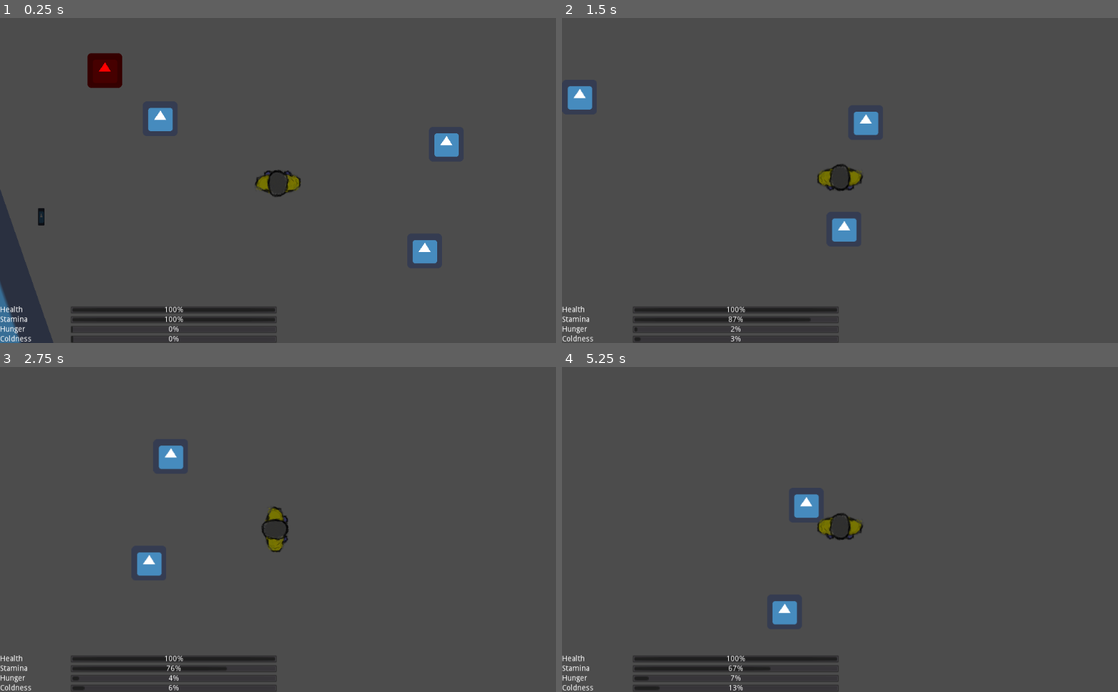
Above: before the commit, frames 1-4 (two rows, left to right).
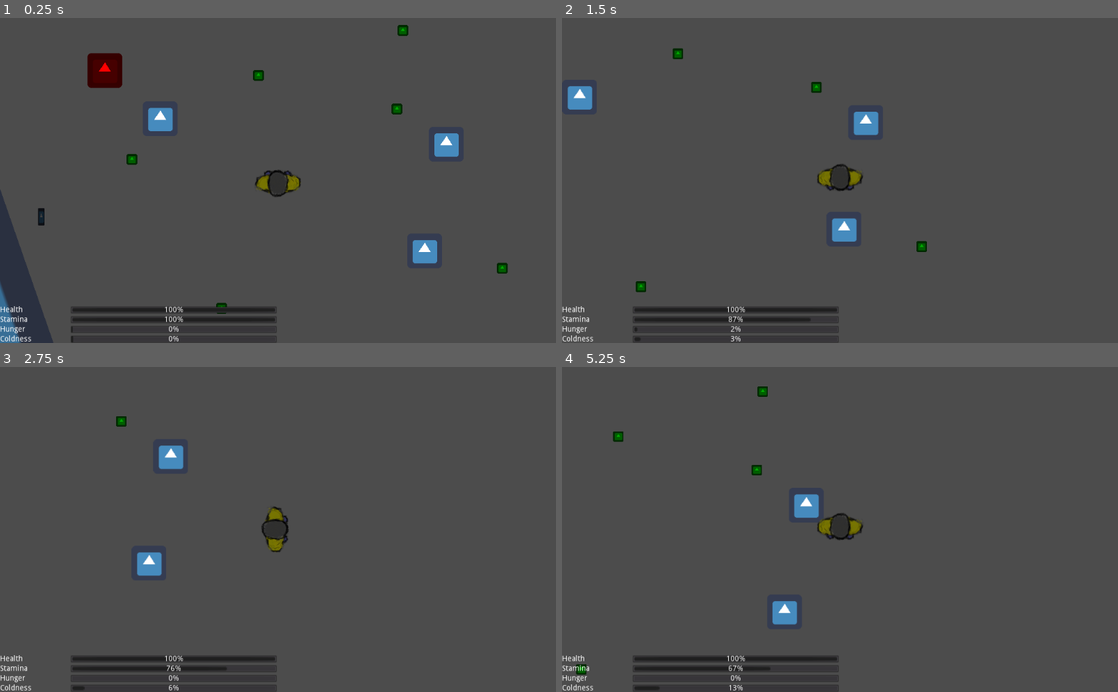
Above: after the commit, the same moments.

Repository: MilanVasko/ludum-dare-50
Game: Godot game, scene res://ingame/ingame.tscn
Two runs of this game, one before a commit and one after it. Both use one fixed random seed, a clock stepped at 60 frames per second and the inputs below. The engine's default icon, where the game draws it, is replaced by a stand-in: a white triangle on a blue panel in a dark square.
Inputs:
- Up to frame 1 (0.25 s): no input
- Up to frame 2 (1.5 s): tap Enter at 0.5 s; hold D (right) 0.53-1.28 s; hold Shift (run) 0.53-1.28 s; tap E (use) at 0.8, 1.35 s; hold S (down) from 1.28 s (still down)
- Up to frame 3 (2.75 s): tap Shift (run) at 1.55 s; tap Space at 2 s; release S (down) at 2.03 s; hold D (right) from 2.03 s (still down); hold Shift (run) from 2.03 s (still down); tap E (use) at 2.3 s
- Up to frame 4 (5.25 s): release D (right) at 2.78 s; release Shift (run) at 2.78 s; hold W (up) 2.78-3.53 s; tap E (use) at 2.85, 3.8, 4.35 s; tap Shift (run) at 3.05, 4.55 s; hold Shift (run) 3.53-4.28 s; hold A (left) 3.53-5.03 s; tap Enter at 4.25 s; tap Space at 5 s; hold S (down) from 5.03 s (still down); hold Shift (run) from 5.03 s (still down)

The runs differ from the first frame. In frame 1, 0.4% of the frame differs, in the area x 22-92%, y 2-92%; in frame 2, 0.3%; in frame 3, less than 0.1%; in frame 4, 0.3%.

Commit message:
Add food and health replenishing when in good state

Diff:
--- /dev/null
+++ b/building/building.gd
@@ -0,0 +1,4 @@
+extends StaticBody2D
+
+func _ready():
+	$WarmArea.warmth_per_second = Global.BUILDING_WARMTH_PER_SECOND
--- a/building/building.tscn
+++ b/building/building.tscn
@@ -1,7 +1,8 @@
-[gd_scene load_steps=7 format=2]
+[gd_scene load_steps=8 format=2]
 
 [ext_resource path="res://icon.png" type="Texture" id=1]
 [ext_resource path="res://warm_area/warm_area.tscn" type="PackedScene" id=2]
+[ext_resource path="res://building/building.gd" type="Script" id=3]
 
 [sub_resource type="RectangleShape2D" id=1]
 extents = Vector2( 420, 5 )
@@ -16,6 +17,7 @@
 extents = Vector2( 5, 203.25 )
 
 [node name="Building" type="StaticBody2D"]
+script = ExtResource( 3 )
 
 [node name="Sprite" type="Sprite" parent="."]
 modulate = Color( 0.788235, 0.788235, 0.788235, 1 )
--- a/fire/dangerous_zone.gd
+++ b/fire/dangerous_zone.gd
@@ -1,11 +1,9 @@
 extends Area2D
-
-export(float) var damage_per_second
 
 func arrive(subject: Node2D) -> void:
 	if subject.has_method("_on_dangerous_area_arrive"):
-		subject._on_dangerous_area_arrive(damage_per_second)
+		subject._on_dangerous_area_arrive(Global.FIRE_DAMAGE_PER_SECOND)
 
 func leave(subject: Node2D) -> void:
 	if subject.has_method("_on_dangerous_area_leave"):
-		subject._on_dangerous_area_leave(damage_per_second)
+		subject._on_dangerous_area_leave(Global.FIRE_DAMAGE_PER_SECOND)
--- a/fire/fire.tscn
+++ b/fire/fire.tscn
@@ -18,14 +18,12 @@
 
 [node name="WarmZone" type="Area2D" parent="."]
 script = ExtResource( 3 )
-warmth_per_second = 0.15
 
 [node name="CollisionShape2D" type="CollisionShape2D" parent="WarmZone"]
 shape = SubResource( 1 )
 
 [node name="DangerousZone" type="Area2D" parent="."]
 script = ExtResource( 2 )
-damage_per_second = 0.2
 
 [node name="CollisionShape2D" type="CollisionShape2D" parent="DangerousZone"]
 shape = SubResource( 2 )
--- a/fire/warm_zone.gd
+++ b/fire/warm_zone.gd
@@ -1,11 +1,9 @@
 extends Area2D
-
-export(float) var warmth_per_second
 
 func arrive(subject: Node2D) -> void:
 	if subject.has_method("_on_warm_area_arrive"):
-		subject._on_warm_area_arrive(warmth_per_second)
+		subject._on_warm_area_arrive(Global.FIRE_WARMTH_PER_SECOND)
 
 func leave(subject: Node2D) -> void:
 	if subject.has_method("_on_warm_area_leave"):
-		subject._on_warm_area_leave(warmth_per_second)
+		subject._on_warm_area_leave(Global.FIRE_WARMTH_PER_SECOND)
--- /dev/null
+++ b/food/food.gd
@@ -0,0 +1,7 @@
+extends Node2D
+
+export(float) var one_time_hunger_relief: float
+
+func use(player: Node2D) -> void:
+	player._on_food_eaten(one_time_hunger_relief)
+	queue_free()
--- /dev/null
+++ b/food/food.tscn
@@ -0,0 +1,18 @@
+[gd_scene load_steps=4 format=2]
+
+[ext_resource path="res://icon.png" type="Texture" id=1]
+[ext_resource path="res://food/food.gd" type="Script" id=2]
+
+[sub_resource type="RectangleShape2D" id=1]
+
+[node name="Food" type="Area2D"]
+script = ExtResource( 2 )
+one_time_hunger_relief = 0.5
+
+[node name="Sprite" type="Sprite" parent="."]
+modulate = Color( 0, 0.671875, 0, 1 )
+scale = Vector2( 0.3, 0.3 )
+texture = ExtResource( 1 )
+
+[node name="CollisionShape2D" type="CollisionShape2D" parent="."]
+shape = SubResource( 1 )
--- a/global/global.gd
+++ b/global/global.gd
@@ -1,4 +1,17 @@
 extends Node
+
+const WALKING_SPEED := 200.0
+const RUNNING_SPEED := 350.0
+const COLDNESS_FILL_PER_SECOND := 0.025
+const COLDNESS_HEALTH_DECAY_PER_SECOND := 0.005
+const HUNGER_FILL_PER_SECOND := 0.015
+const HUNGER_HEALTH_DECAY_PER_SECOND := 0.0025
+const STAMINA_REPLENISH_PER_SECOND := 0.1
+const STAMINA_DECAY_PER_SECOND := 0.2
+const GOOD_STATE_HEALTH_BONUS_PER_SECOND := 0.05
+const BUILDING_WARMTH_PER_SECOND := 0.15
+const FIRE_WARMTH_PER_SECOND := 0.15
+const FIRE_DAMAGE_PER_SECOND := 0.2
 
 func _ready():
 	randomize()
--- a/ingame/ingame.tscn
+++ b/ingame/ingame.tscn
@@ -7,6 +7,7 @@
 [ext_resource path="res://radio/radio.tscn" type="PackedScene" id=5]
 [ext_resource path="res://exit/spawn_point.tscn" type="PackedScene" id=6]
 [ext_resource path="res://building/building.tscn" type="PackedScene" id=7]
+[ext_resource path="res://food/food.tscn" type="PackedScene" id=8]
 
 [node name="Ingame" type="Node2D"]
 
@@ -41,5 +42,23 @@
 position = Vector2( -310, 507 )
 rotation = -1.90382
 
+[node name="Food" parent="." instance=ExtResource( 8 )]
+position = Vector2( 50, 164 )
+
+[node name="Food2" parent="." instance=ExtResource( 8 )]
+position = Vector2( 283, 9 )
+
+[node name="Food3" parent="." instance=ExtResource( 8 )]
+position = Vector2( 538, 71 )
+
+[node name="Food4" parent="." instance=ExtResource( 8 )]
+position = Vector2( 732, 365 )
+
+[node name="Food5" parent="." instance=ExtResource( 8 )]
+position = Vector2( 215, 439 )
+
+[node name="Food6" parent="." instance=ExtResource( 8 )]
+position = Vector2( 549, -74 )
+
 [node name="Player" parent="." instance=ExtResource( 2 )]
 position = Vector2( 319, 203 )
--- a/player/hands.gd
+++ b/player/hands.gd
@@ -8,7 +8,7 @@
 	if player.dead:
 		return
 	if close_usable_object != null && Input.is_action_just_pressed("use"):
-		close_usable_object.use()
+		close_usable_object.use(player)
 		if close_usable_object.has_method("can_use") && !close_usable_object.can_use():
 			object_exited(close_usable_object)
 
--- a/player/player.gd
+++ b/player/player.gd
@@ -1,14 +1,4 @@
 extends KinematicBody2D
-
-const WALKING_SPEED := 200.0
-const RUNNING_SPEED := 350.0
-const COLDNESS_FILL_PER_SECOND := 0.025
-const COLDNESS_HEALTH_DECAY_PER_SECOND := 0.005
-const HUNGER_FILL_PER_SECOND := 0.015
-const HUNGER_HEALTH_DECAY_PER_SECOND := 0.0025
-const FIRE_HEALTH_DECAY_PER_SECOND := 0.2
-const STAMINA_REPLENISH_PER_SECOND := 0.1
-const STAMINA_DECAY_PER_SECOND := 0.2
 
 var dead := false
 var is_running := false
@@ -20,7 +10,8 @@
 var hunger := 0.0
 
 var health_decay_accum := 0.0
-var coldness_fill_per_second := COLDNESS_FILL_PER_SECOND
+var hunger_fill_per_second := Global.HUNGER_FILL_PER_SECOND
+var coldness_fill_per_second := Global.COLDNESS_FILL_PER_SECOND
 
 func _ready():
 	get_tree().call_group("health_subscriber", "_on_health_changed", health)
@@ -48,24 +39,30 @@
 func _on_dangerous_area_leave(damage_per_second: float) -> void:
 	health_decay_accum -= damage_per_second
 
+func _on_food_eaten(one_time_hunger_relief: float) -> void:
+	hunger -= one_time_hunger_relief
+
 func update_health(delta: float) -> void:
 	var health_decay := health_decay_accum * delta
 
 	if coldness >= 1.0:
-		health_decay += COLDNESS_HEALTH_DECAY_PER_SECOND * delta
+		health_decay += Global.COLDNESS_HEALTH_DECAY_PER_SECOND * delta
 	if hunger >= 1.0:
-		health_decay += HUNGER_HEALTH_DECAY_PER_SECOND * delta
-	if health_decay > 0.0:
-		health -= health_decay
+		health_decay += Global.HUNGER_HEALTH_DECAY_PER_SECOND * delta
+	if coldness <= 0.2 && hunger <= 0.2:
+		health_decay -= Global.GOOD_STATE_HEALTH_BONUS_PER_SECOND * delta
+
+	if health_decay != 0.0:
+		health = clamp(health - health_decay, 0, 1)
 		get_tree().call_group("health_subscriber", "_on_health_changed", health)
 		if health <= 0.0:
 			die()
 
 func update_stamina(delta: float) -> void:
 	if is_running:
-		stamina = max(stamina - STAMINA_DECAY_PER_SECOND * delta, 0.0)
+		stamina = max(stamina - Global.STAMINA_DECAY_PER_SECOND * delta, 0.0)
 	else:
-		stamina += STAMINA_REPLENISH_PER_SECOND * delta
+		stamina += Global.STAMINA_REPLENISH_PER_SECOND * delta
 		if stamina >= 1.0:
 			stamina = 1.0
 			stamina_depleted = false
@@ -76,9 +73,8 @@
 	get_tree().call_group("player_death_subscriber", "_on_player_died")
 
 func update_hunger(delta: float) -> void:
-	if hunger < 1.0:
-		hunger += HUNGER_FILL_PER_SECOND * delta
-		get_tree().call_group("hunger_subscriber", "_on_hunger_changed", hunger)
+	hunger = min(hunger + hunger_fill_per_second * delta, 1)
+	get_tree().call_group("hunger_subscriber", "_on_hunger_changed", hunger)
 
 func update_coldness(delta: float) -> void:
 	coldness = clamp(coldness + (coldness_fill_per_second * delta), 0, 1)
@@ -97,14 +93,14 @@
 	var speed: float
 	if wants_to_run:
 		if !stamina_depleted && stamina > 0.0:
-			speed = RUNNING_SPEED
+			speed = Global.RUNNING_SPEED
 			is_running = true
 		else:
 			stamina_depleted = true
-			speed = WALKING_SPEED
+			speed = Global.WALKING_SPEED
 			is_running = false
 	else:
-		speed = WALKING_SPEED
+		speed = Global.WALKING_SPEED
 		is_running = false
 
 	var _ignored = move_and_slide(direction * speed)
--- a/radio/radio.gd
+++ b/radio/radio.gd
@@ -5,7 +5,7 @@
 func can_use() -> bool:
 	return !already_used
 
-func use():
+func use(_player: Node2D):
 	assert(!already_used)
 	already_used = true
 	spawn_exit()
Not shown: 1 places in ingame/ingame.tscn that only renumber resources
